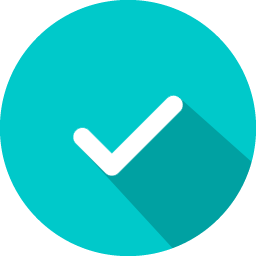
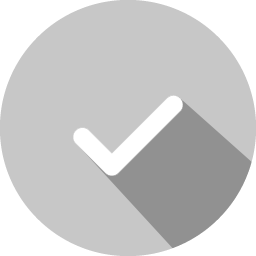
Layer changes from the first 256×256 image to the second:
added group "disabled" with 3 layers above "enabled" over [0, 0, 256, 256]
added layer "Layer 2" (1st of 2, in "disabled") in group "disabled" over [73, 95, 183, 176]
added layer "Shape 1" (1st of 2, in "disabled") in group "disabled" over [75, 99, 256, 256]
added layer "Group 2" (1st of 2, in "disabled") in group "disabled" over [0, 0, 256, 256]
moved "Layer 2" (2nd of 2, in "enabled") into group "enabled" over [73, 95, 183, 176]
moved "Shape 1" (2nd of 2, in "enabled") into group "enabled" over [75, 99, 256, 256]
moved "Group 2" (2nd of 2, in "enabled") into group "enabled" over [0, 0, 256, 256]
